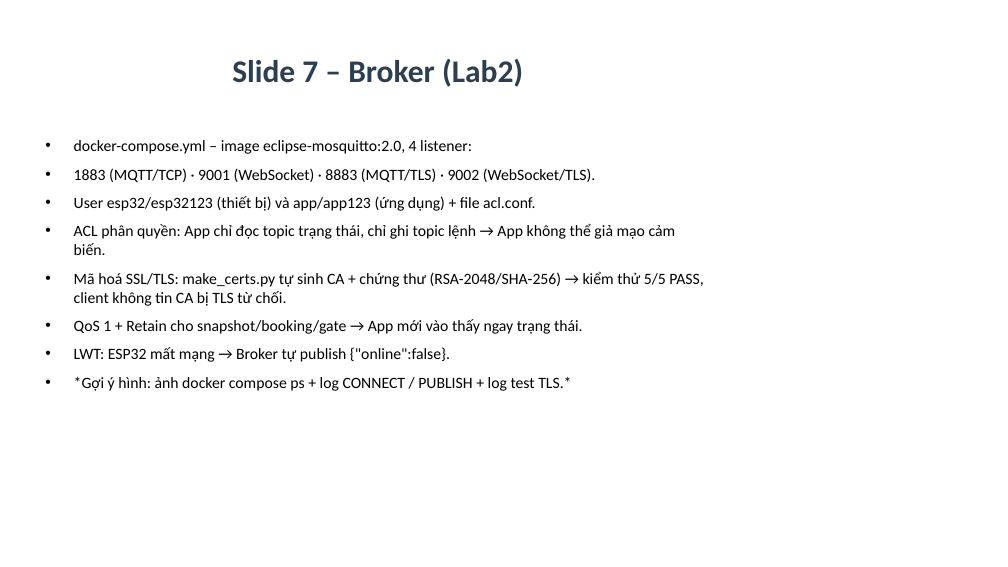
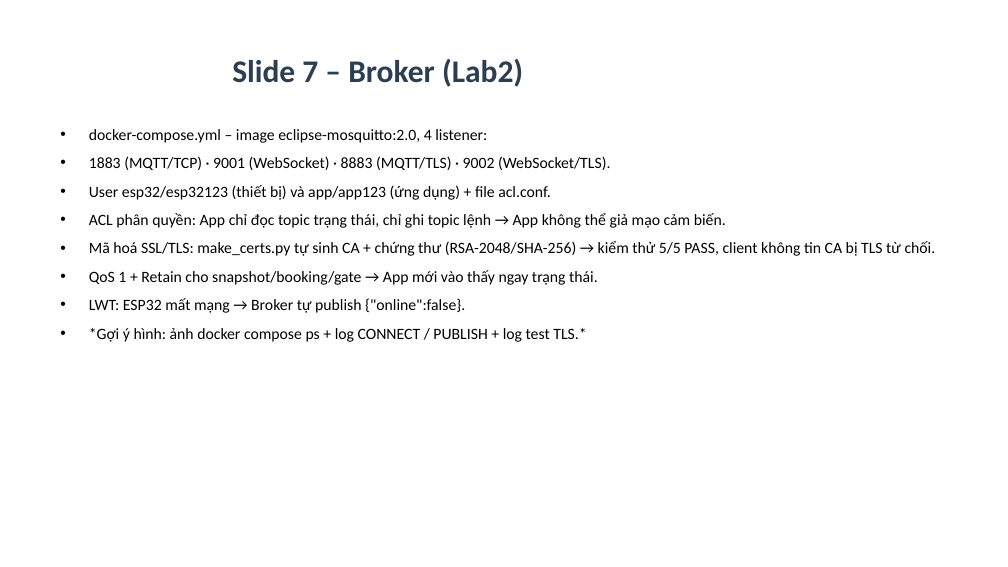
Before and after one commit to Phong220205/smart-parking-ltdd2, a slide deck: slide 8 of docs/Slide_ThuyetTrinh.pptx. Drawn at 1008x567 pixels with LibreOffice and Linux fonts; fonts in the diff are those of the drawing. Boxes give left, top, right and bottom in pixels: in the first picture for what was removed or moved away, otherwise in the second. Text is boxed around its words. In the diff, an @@ line names an element or a change of style, - is before the commit and + after.

```diff
--- a/docs/Slide_ThuyetTrinh.pptx
+++ b/docs/Slide_ThuyetTrinh.pptx
@@ text "docker-compose.yml – image eclipse-mosquitto:2.0, 4 ..." rewrapped from [74, 140, 703, 391] to [89, 129, 936, 342] @@
```
Also in this commit, not shown: 12 other slides changed, 6 other files.
